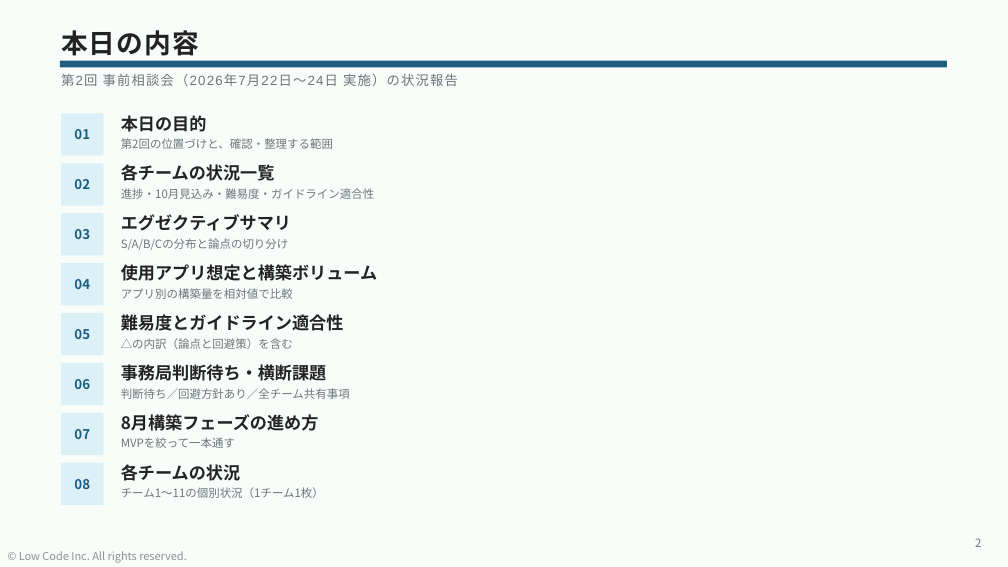
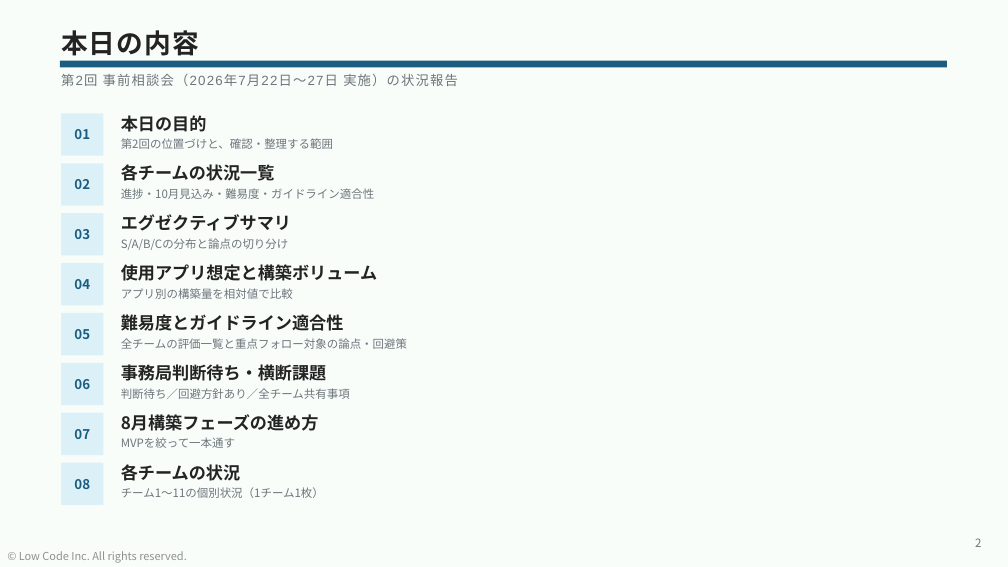
Before and after one commit to takuyanakamura881awc-beep/awc-naka881-repo, a slide deck: slide 2 of reports/CopilotStudio_ハッカソン_事前相談会②_状況報告_20260729.pptx. Drawn at 1008x567 pixels with LibreOffice and Linux fonts; fonts in the diff are those of the drawing. Boxes give left, top, right and bottom in pixels: in the first picture for what was removed or moved away, otherwise in the second. Text is boxed around its words. In the diff, an @@ line names an element or a change of style, - is before the commit and + after.

```diff
--- a/reports/CopilotStudio_ハッカソン_事前相談会②_状況報告_20260729.pptx
+++ b/reports/CopilotStudio_ハッカソン_事前相談会②_状況報告_20260729.pptx
@@ text at box(61, 74, 458, 86): text changed @@
-第2回 事前相談会（2026年7月22日〜24日 実施）の状況報告
+第2回 事前相談会（2026年7月22日〜27日 実施）の状況報告
@@ text at box(121, 338, 407, 349): text changed @@
-△の内訳（論点と回避策）を含む
+全チームの評価一覧と重点フォロー対象の論点・回避策
```
Also in this commit, not shown: 6 other slides changed, 1 other file.
